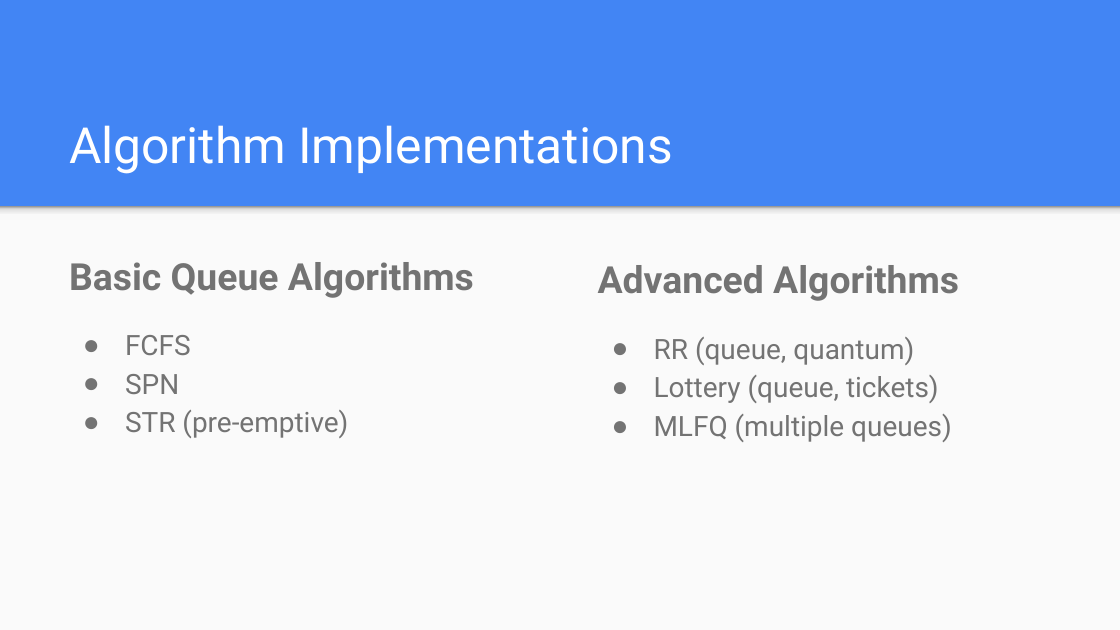
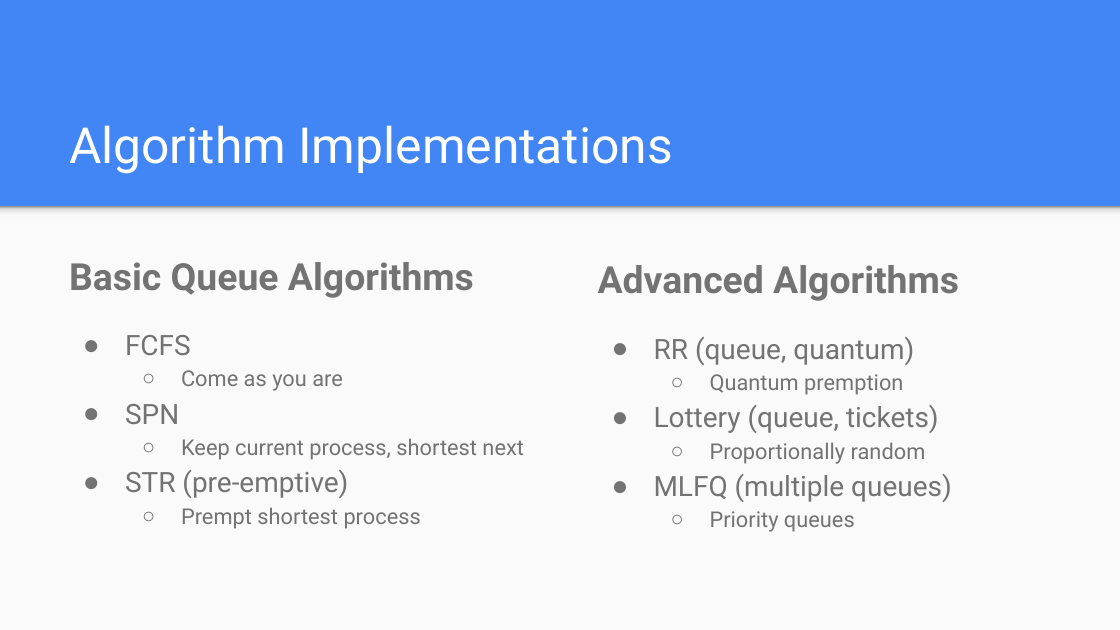
Before and after one commit to ryjen/scheduling-algos, a slide deck: slide 7 of scheduling/slides.pptx. Drawn at 1120x630 pixels with LibreOffice and Linux fonts; fonts in the diff are those of the drawing. Boxes give left, top, right and bottom in pixels: in the first picture for what was removed or moved away, otherwise in the second. Text is boxed around its words. In the diff, an @@ line names an element or a change of style, - is before the commit and + after.

```diff
--- a/scheduling/slides.pptx
+++ b/scheduling/slides.pptx
@@ text at [181, 370, 343, 391]: paragraph added @@
+  ○ Come as you are
@@ text at [710, 374, 903, 395]: paragraph added @@
+  ○ Quantum premption
@@ text at [181, 438, 524, 460]: paragraph added @@
+  ○ Keep current process, shortest next
@@ text at [710, 442, 926, 464]: paragraph added @@
+  ○ Proportionally random
@@ text at [181, 507, 421, 529]: paragraph added @@
+  ○ Prempt shortest process
@@ text at [710, 511, 855, 532]: paragraph added @@
+  ○ Priority queues
```
Also in this commit, not shown: 5 other slides changed, 1 other file.
